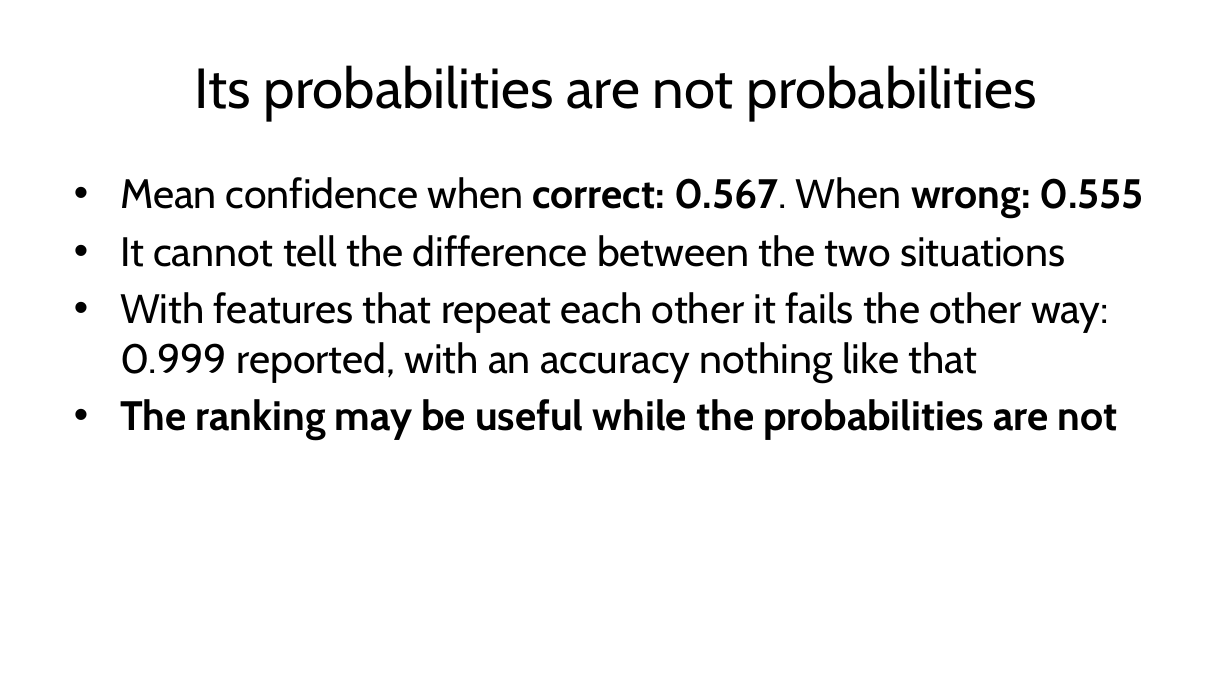
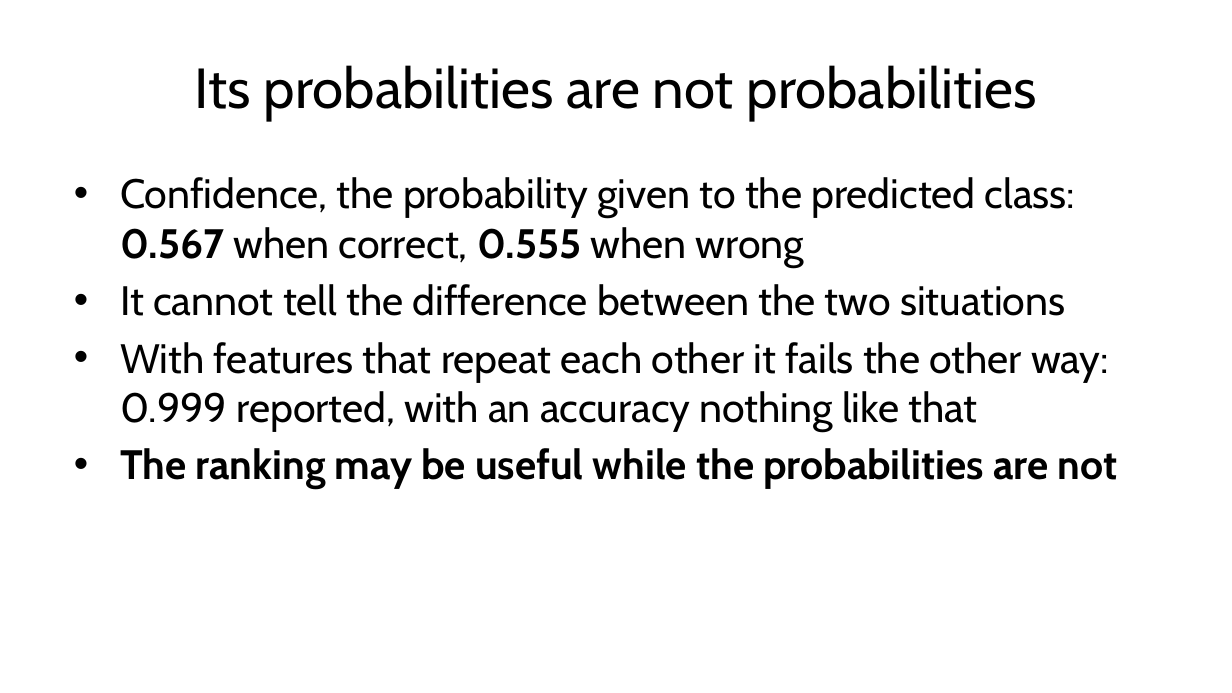
Before and after one commit to fabioantonini/technologies-for-artificial-intelligence, a slide deck: slide 43 of Lessons/06_knn_naive_bayes_svm/Slides/knn_naive_bayes_svm_slides.pptx. Drawn at 1232x693 pixels with LibreOffice and Linux fonts; fonts in the diff are those of the drawing; background and template pictures are left out. Boxes give left, top, right and bottom in pixels: in the first picture for what was removed or moved away, otherwise in the second. Text is boxed around its words. In the diff, an @@ line names an element or a change of style, - is before the commit and + after.

```diff
--- a/Lessons/06_knn_naive_bayes_svm/Slides/knn_naive_bayes_svm_slides.pptx
+++ b/Lessons/06_knn_naive_bayes_svm/Slides/knn_naive_bayes_svm_slides.pptx
@@ text at (x1=120, y1=177, x2=1075, y2=268): text changed; bold off @@
-• Mean confidence when correct: 0.567. When wrong: 0.555
+• Confidence, the probability given to the predicted class: 0.567 when correct, 0.555 when wrong
```
Also in this commit, not shown: 7 other slides changed, 2 other files.
